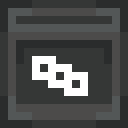
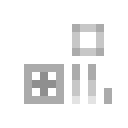
Comparing the layer stacks of the two (128, 128) images. Changes:
hid group "front.anim" (6 layers) over [32, 56, 88, 96]
added layer "back.mask" above "back.base" over [24, 24, 112, 104]
hid "front.base" over [0, 0, 128, 128]
